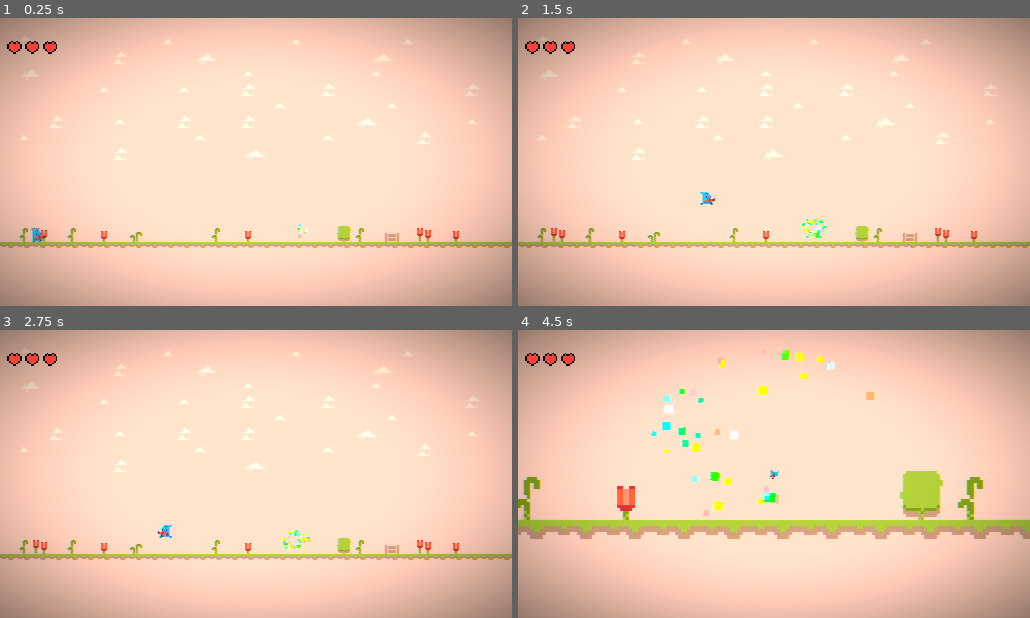
Above: before the commit, frames 1-4 (two rows, left to right).
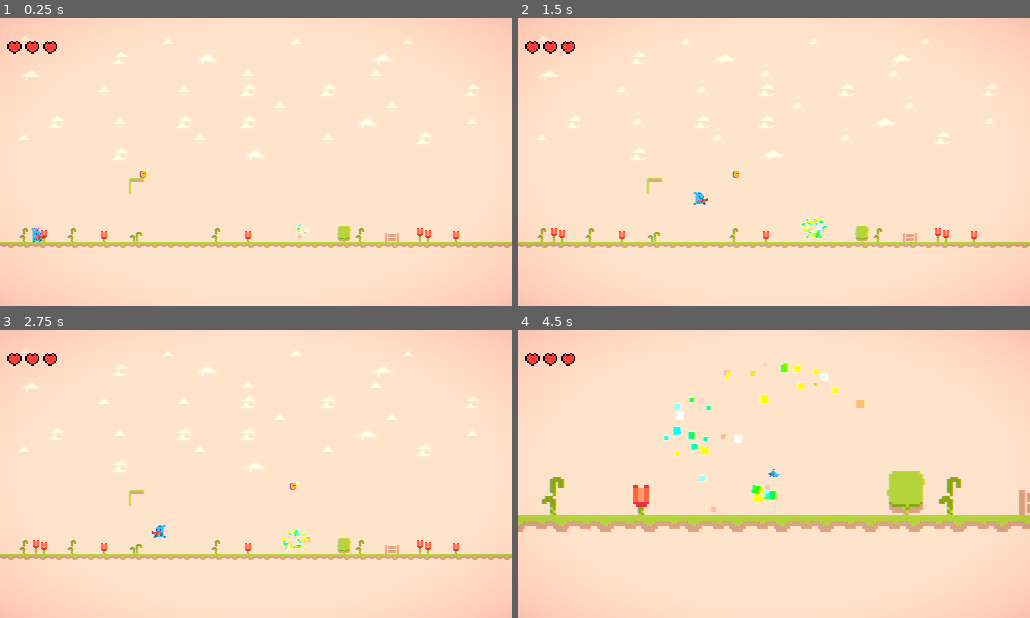
Above: after the commit, the same moments.

Repository: ephjos/plat
Game: Godot game, scene res://Levels/Level_08.tscn
The game is run twice, just before and just after one commit, with the same random seed, the same clock (stepped at 60 frames per second) and the same inputs. This scene is started directly instead of the project's main scene.
Inputs:
- Up to frame 1 (0.25 s): no input
- Up to frame 2 (1.5 s): tap Enter at 0.5 s; hold C (controls) 0.53-1.28 s; hold D (move_right) from 0.53 s (still down); tap Space (jump) at 0.77, 0.8, 1.07, 1.35 s
- Up to frame 3 (2.75 s): tap Space (jump) at 1.52, 1.82, 2.3 s; tap C (controls) at 1.55 s; release D (move_right) at 2.03 s; hold A (move_left) from 2.03 s (still down); hold K (attack) from 2.03 s (still down)
- Up to frame 4 (4.5 s): release A (move_left) at 2.78 s; release K (attack) at 2.78 s; hold D (move_right) 2.78-4.28 s; tap C (controls) at 2.85 s; tap Space (jump) at 3.02, 3.32, 3.77, 3.8, 4.07, 4.35 s; hold C (controls) 3.53-4.28 s; hold A (move_left) from 4.28 s (still down)

The runs differ from the first frame. In frame 1, 38% of the frame differs, in the area x 0-100%, y 0-100%; in frame 2, 38%; in frame 3, 38%; in frame 4, 47%.

Commit message:
Added basic bee

Diff:
--- a/Controls/Controls.tscn
+++ b/Controls/Controls.tscn
@@ -4,23 +4,23 @@
 [ext_resource path="res://Post processing tool/PostProcessing_tool.tscn" type="PackedScene" id=2]
 [ext_resource path="res://Controls/Controls.gd" type="Script" id=3]
 
+[sub_resource type="DynamicFontData" id=1]
+font_path = "res://assets/fonts/Anton-Regular.ttf"
+
+[sub_resource type="DynamicFont" id=2]
+size = 12
+outline_size = 1
+outline_color = Color( 0, 0, 0, 1 )
+font_data = SubResource( 1 )
+
 [sub_resource type="DynamicFontData" id=3]
 font_path = "res://assets/fonts/Anton-Regular.ttf"
 
 [sub_resource type="DynamicFont" id=4]
-size = 12
-outline_size = 1
-outline_color = Color( 0, 0, 0, 1 )
-font_data = SubResource( 3 )
-
-[sub_resource type="DynamicFontData" id=1]
-font_path = "res://assets/fonts/Anton-Regular.ttf"
-
-[sub_resource type="DynamicFont" id=2]
 size = 32
 outline_size = 4
 outline_color = Color( 0, 0, 0, 1 )
-font_data = SubResource( 1 )
+font_data = SubResource( 3 )
 
 [sub_resource type="DynamicFontData" id=5]
 font_path = "res://assets/fonts/Anton-Regular.ttf"
@@ -53,7 +53,7 @@
 glitch_rate = 0.01
 glitch_speed = 10.0
 glitch_block_size = 1.0
-vignette_scale = 1.2
+vignette_scale = 1.8
 
 [node name="HBoxContainer" type="HBoxContainer" parent="."]
 anchor_right = 1.0
--- /dev/null
+++ b/Enemies/Bee/Bee.gd
@@ -0,0 +1,32 @@
+extends PathFollow2D
+
+onready var kinematicBody = $KinematicBody2D
+onready var sprite = $KinematicBody2D/AnimatedSprite
+
+export var movement = 1
+export var vertical_movement = 10
+export var amplitude = 1
+
+var length
+var time = 0
+
+func _ready():
+	length = get_parent().get_curve().get_baked_length()
+	sprite.scale.x *= sign(movement)
+
+func _physics_process(delta):
+	time += delta
+	if time > 2*PI:
+		time = 0
+	if offset + movement >= length || offset + movement <= 0:
+		movement *= -1
+		sprite.scale.x *= -1
+	offset += movement
+	v_offset += sin(time*vertical_movement) * amplitude
+
+func _on_Hurtbox_body_entered(body):
+	if body == kinematicBody:
+		return
+
+	if body.has_method("hit"):
+		body.hit()
--- /dev/null
+++ b/Enemies/Bee/Bee.tscn
@@ -0,0 +1,45 @@
+[gd_scene load_steps=8 format=2]
+
+[ext_resource path="res://assets/Tiles/tile_0052.png" type="Texture" id=1]
+[ext_resource path="res://assets/Tiles/tile_0051.png" type="Texture" id=2]
+[ext_resource path="res://Enemies/Bee/Bee.gd" type="Script" id=3]
+[ext_resource path="res://Enemies/Bee/KinematicBody2D.gd" type="Script" id=4]
+
+[sub_resource type="SpriteFrames" id=1]
+animations = [ {
+"frames": [ ExtResource( 1 ), ExtResource( 2 ) ],
+"loop": true,
+"name": "default",
+"speed": 5.0
+} ]
+
+[sub_resource type="CircleShape2D" id=4]
+radius = 4.20001
+
+[sub_resource type="CircleShape2D" id=3]
+radius = 5.91207
+
+[node name="Bee" type="PathFollow2D"]
+script = ExtResource( 3 )
+
+[node name="KinematicBody2D" type="KinematicBody2D" parent="."]
+collision_layer = 4
+collision_mask = 47
+script = ExtResource( 4 )
+
+[node name="AnimatedSprite" type="AnimatedSprite" parent="KinematicBody2D"]
+frames = SubResource( 1 )
+frame = 1
+playing = true
+
+[node name="Hitbox" type="CollisionShape2D" parent="KinematicBody2D"]
+shape = SubResource( 4 )
+
+[node name="Hurtbox" type="Area2D" parent="KinematicBody2D"]
+collision_layer = 4
+collision_mask = 2
+
+[node name="CollisionShape2D" type="CollisionShape2D" parent="KinematicBody2D/Hurtbox"]
+shape = SubResource( 3 )
+
+[connection signal="body_entered" from="KinematicBody2D/Hurtbox" to="." method="_on_Hurtbox_body_entered"]
--- /dev/null
+++ b/Enemies/Bee/KinematicBody2D.gd
@@ -0,0 +1,4 @@
+extends KinematicBody2D
+
+func hit():
+	get_parent().queue_free()
--- a/HUD/HUD.tscn
+++ b/HUD/HUD.tscn
@@ -23,7 +23,7 @@
 glitch_rate = 0.01
 glitch_speed = 10.0
 glitch_block_size = 1.0
-vignette_scale = 1.2
+vignette_scale = 1.8
 
 [node name="Health" type="Control" parent="."]
 margin_left = -2.38419e-07
--- a/Levels/Level_08.tscn
+++ b/Levels/Level_08.tscn
@@ -6,6 +6,12 @@
 [ext_resource path="res://Goal/Goal.tscn" type="PackedScene" id=4]
 [ext_resource path="res://Levels/Level.gd" type="Script" id=5]
 [ext_resource path="res://Levels/Level_09.tscn" type="PackedScene" id=6]
+[ext_resource path="res://Enemies/Bee/Bee.tscn" type="PackedScene" id=7]
+
+[sub_resource type="Curve2D" id=1]
+_data = {
+"points": PoolVector2Array( 0, 0, 0, 0, 128, 144, 0, 0, 0, 0, 304, 144 )
+}
 
 [node name="World2" type="Node2D"]
 script = ExtResource( 5 )
@@ -19,7 +25,7 @@
 cell_custom_transform = Transform2D( 16, 0, 0, 16, 0, 0 )
 collision_mask = 1048542
 format = 1
-tile_data = PoolIntArray( 0, 0, 0, 1, 0, 0, 2, 0, 0, 3, 0, 0 …(4380 unchanged characters)…  0, 655366, 0, 0, 655367, 0, 0, 655368, 0, 0, 655369, 0, 0, 655370, 0, 0, 655371, …(3531 unchanged characters)…
+tile_data = PoolIntArray( 0, 0, 0, 1, 0, 0, 2, 0, 0, 3, 0, 0 …(4380 unchanged characters)…  0, 655366, 0, 0, 655367, 0, 0, 655368, 3, 0, 655369, 0, 0, 655370, 0, 0, 655371, …(3531 unchanged characters)…
 
 [node name="Player" parent="." instance=ExtResource( 2 )]
 position = Vector2( 37.3069, 194.978 )
@@ -29,6 +35,12 @@
 [node name="Goal" parent="." instance=ExtResource( 4 )]
 position = Vector2( 296.164, 209.017 )
 
+[node name="Path2D" type="Path2D" parent="."]
+curve = SubResource( 1 )
+
+[node name="Bee" parent="Path2D" instance=ExtResource( 7 )]
+position = Vector2( 128, 144 )
+
 [connection signal="dead" from="Player" to="." method="_on_Player_dead"]
 [connection signal="finish" from="Goal" to="." method="_on_Goal_finish"]
 [connection signal="hit" from="Goal" to="." method="_on_Goal_hit"]
--- a/Player/Player.gd
+++ b/Player/Player.gd
@@ -152,6 +152,8 @@
 		Globals.CAMERA.add_trauma(0.3)
 
 func fell(body):
+	if body != self:
+		return
 	health = 0
 	Hud.set_health(health)
 	die()
--- a/Player/Player.tscn
+++ b/Player/Player.tscn
@@ -18,45 +18,45 @@
 "name": "idle",
 "speed": 5.0
 }, {
-"frames": [ ExtResource( 2 ) ],
-"loop": true,
-"name": "gun_idle",
-"speed": 5.0
-}, {
 "frames": [ ExtResource( 5 ), ExtResource( 2 ) ],
 "loop": true,
 "name": "gun_run",
-"speed": 5.0
-}, {
-"frames": [ ExtResource( 3 ) ],
-"loop": true,
-"name": "fall",
-"speed": 5.0
-}, {
-"frames": [ ExtResource( 3 ), ExtResource( 7 ) ],
-"loop": true,
-"name": "run",
-"speed": 5.0
-}, {
-"frames": [ ExtResource( 3 ) ],
-"loop": true,
-"name": "jump",
-"speed": 5.0
-}, {
-"frames": [ ExtResource( 5 ) ],
-"loop": true,
-"name": "gun_jump",
-"speed": 5.0
-}, {
-"frames": [ ExtResource( 5 ) ],
-"loop": true,
-"name": "gun_fall",
 "speed": 5.0
 }, {
 "frames": [ ExtResource( 2 ), ExtResource( 4 ) ],
 "loop": true,
 "name": "gun_shoot",
 "speed": 20.0
+}, {
+"frames": [ ExtResource( 5 ) ],
+"loop": true,
+"name": "gun_jump",
+"speed": 5.0
+}, {
+"frames": [ ExtResource( 5 ) ],
+"loop": true,
+"name": "gun_fall",
+"speed": 5.0
+}, {
+"frames": [ ExtResource( 3 ) ],
+"loop": true,
+"name": "fall",
+"speed": 5.0
+}, {
+"frames": [ ExtResource( 3 ), ExtResource( 7 ) ],
+"loop": true,
+"name": "run",
+"speed": 5.0
+}, {
+"frames": [ ExtResource( 3 ) ],
+"loop": true,
+"name": "jump",
+"speed": 5.0
+}, {
+"frames": [ ExtResource( 2 ) ],
+"loop": true,
+"name": "gun_idle",
+"speed": 5.0
 } ]
 
 [sub_resource type="Animation" id=2]
--- a/TitleScreen/TitleScreen.tscn
+++ b/TitleScreen/TitleScreen.tscn
@@ -177,7 +177,7 @@
 glitch_rate = 0.01
 glitch_speed = 10.0
 glitch_block_size = 1.0
-vignette_scale = 1.2
+vignette_scale = 1.8
 
 [node name="ControlsTimer" type="Timer" parent="."]
 wait_time = 2.0
Not shown: 4 places in Controls/Controls.tscn that only renumber resources
Not shown: 1 places in Levels/Level_08.tscn that only renumber resources
